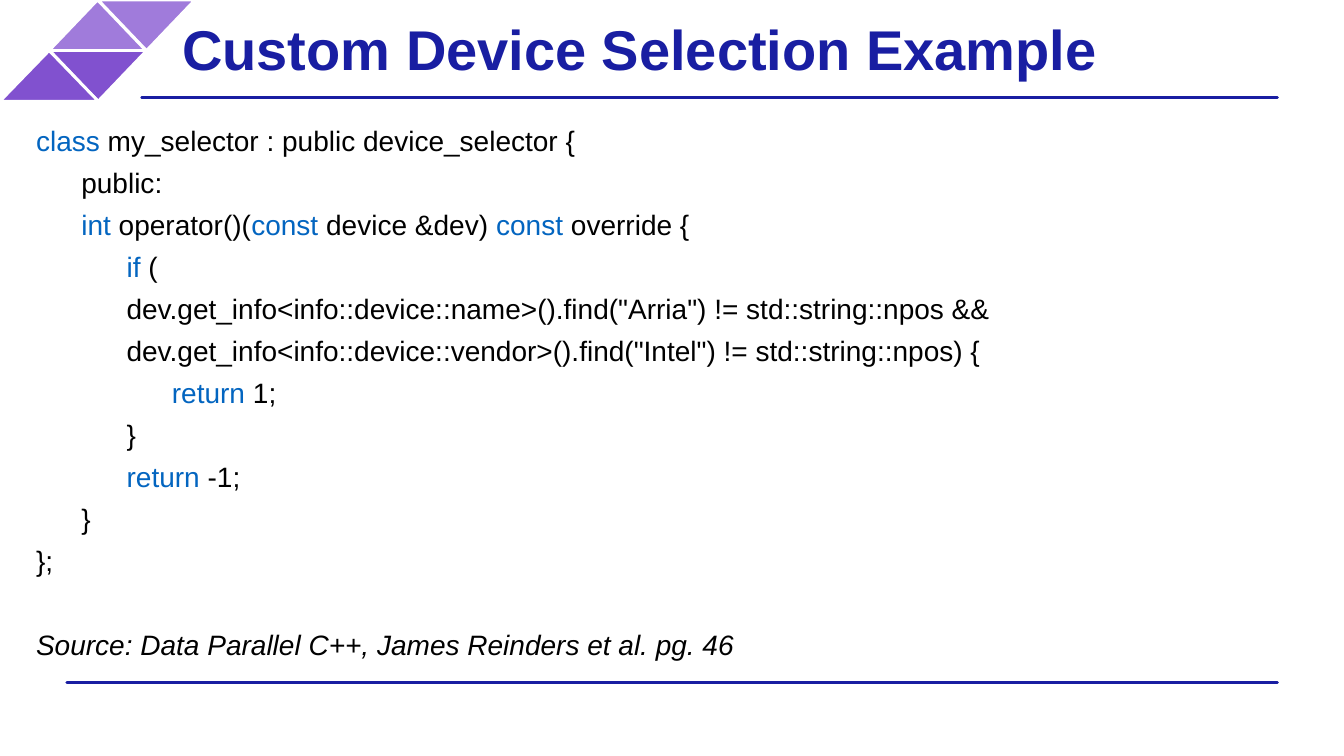
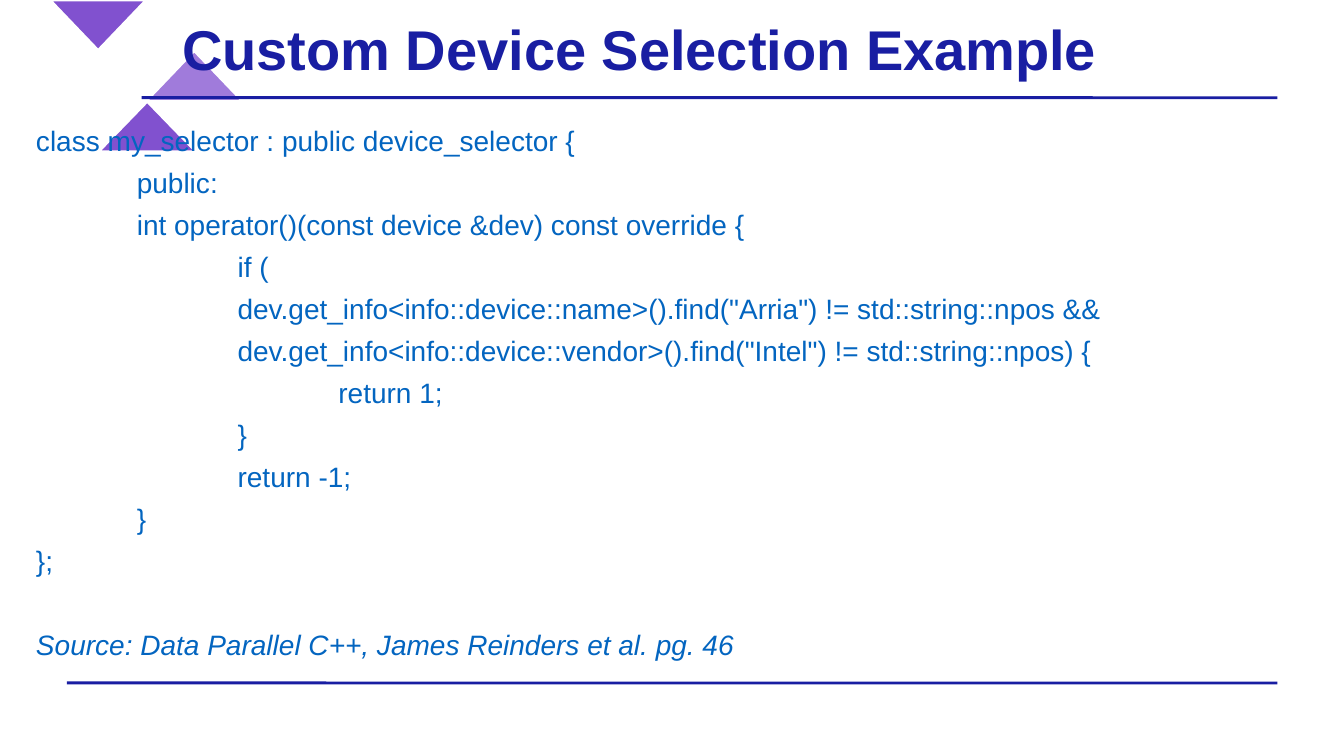
Before and after one commit to BenjaminMFindley/Reconfig-2-SYCL-DPCPP, a slide deck: slide 23 of Slides/SYCL intro.pptx (slide 21 before the commit). Drawn at 1344x756 pixels with LibreOffice and Linux fonts; fonts in the diff are those of the drawing; background and template pictures are left out. Boxes give left, top, right and bottom in pixels: in the first picture for what was removed or moved away, otherwise in the second. Text is boxed around its words. In the diff, an @@ line names an element or a change of style, - is before the commit and + after.

Commit message:
Added examples to intro slides

```diff
--- a/Slides/SYCL intro.pptx
+++ b/Slides/SYCL intro.pptx
@@ triangle moved from (x1=49, y1=50, x2=146, y2=101) to (x1=49, y1=0, x2=146, y2=50) @@
@@ triangle at (x1=49, y1=0, x2=146, y2=50): proportions changed @@
@@ triangle removed at (x1=49, y1=0, x2=146, y2=50) @@
@@ triangle at (x1=146, y1=50, x2=243, y2=101): proportions changed; rotation 0 to 180 degrees @@
@@ triangle at (x1=98, y1=101, x2=196, y2=151): proportions changed @@
@@ triangle moved from (x1=0, y1=50, x2=98, y2=101) to (x1=98, y1=101, x2=196, y2=151) @@
@@ line (142, 98) - (1277, 98): stroke #191EA2 2 pt to #191EA2 2.01 pt @@
@@ text "class my_selector : public device_selector ..." at (x1=36, y1=129, x2=1074, y2=660): text colour #000000 to #0365C0 in "my_selector : public device_selector {", "public:", "operator()(const device &dev) override {", "(" and 8 more places @@
```
Also in this commit, not shown: 21 other slides changed, 2 slides added.
